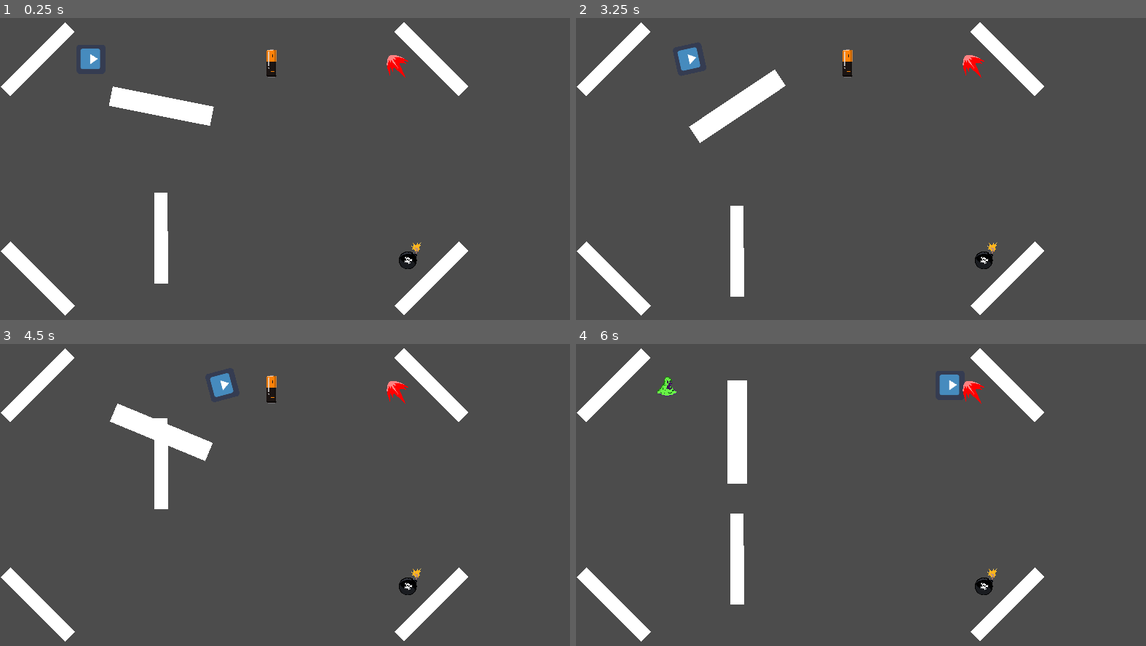
Above: before the commit, frames 1-4 (two rows, left to right).
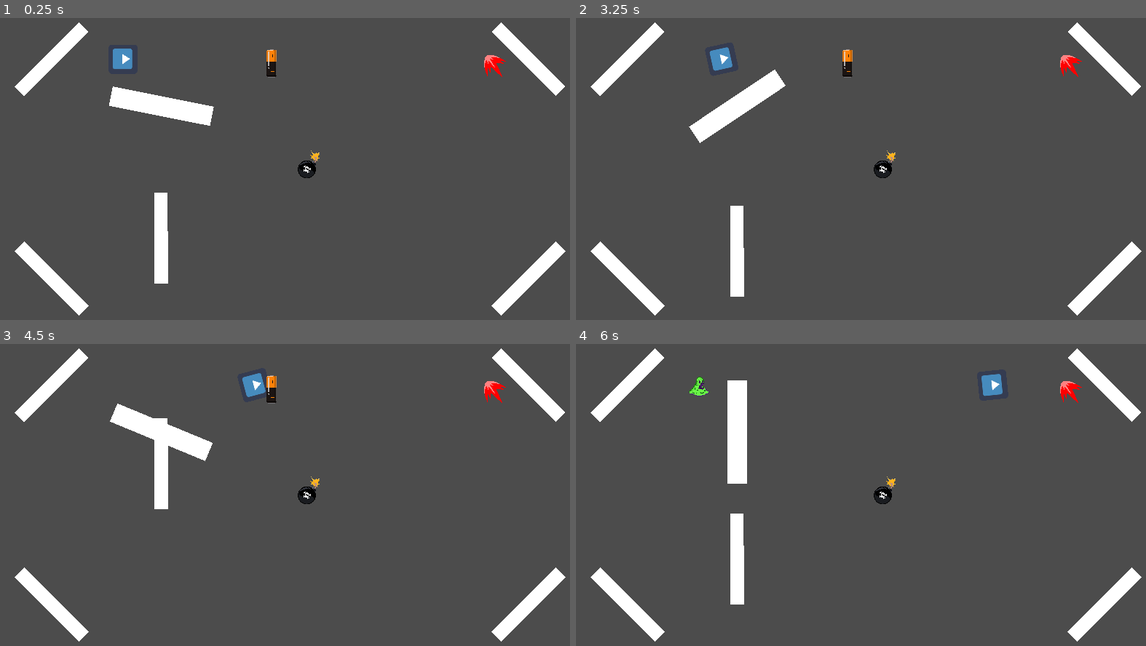
Above: after the commit, the same moments.

Repository: sangmin0212/A_Wind_Up_Toy_Roadrun
Game: Godot game, scene res://GameManager.tscn
Two runs of this game, one before a commit and one after it. Both use one fixed random seed, a clock stepped at 60 frames per second and the inputs below. The engine's default icon, where the game draws it, is replaced by a stand-in: a white triangle on a blue panel in a dark square.
Inputs:
- Up to frame 1 (0.25 s): no input
- Up to frame 2 (3.25 s): hold Up (ui_up) 0.53-1.28 s; hold Down (ui_down) 1.28-2.03 s; hold Up (ui_up) from 2.03 s (still down)
- Up to frame 3 (4.5 s): release Up (ui_up) at 3.53 s; hold Down (ui_down) from 3.53 s (still down)
- Up to frame 4 (6 s): release Down (ui_down) at 5.78 s; hold Up (ui_up) from 5.78 s (still down)

The runs differ from the first frame. In frame 1, 6.1% of the frame differs, in the area x 0-100%, y 1-99%; in frame 2, 6.1%; in frame 3, 6.1%; in frame 4, 6.3%.

Commit message:
modify animation

Diff:
--- a/GameManager.tscn
+++ b/GameManager.tscn
@@ -20,39 +20,33 @@
 
 [node name="Player" parent="GameManager" instance=ExtResource( 2 )]
 pause_mode = 2
-position = Vector2( 200, 100 )
+position = Vector2( 270.635, 100 )
 
 [node name="MonsterManager" type="Node2D" parent="GameManager"]
 script = ExtResource( 4 )
 
 [node name="Wall" type="Node2D" parent="."]
 
-[node name="wall1" parent="Wall" instance=ExtResource( 3 )]
-position = Vector2( 83, 100 )
-rotation = -0.785398
-collision_layer = 2
-collision_mask = 5
-
 [node name="wall5" parent="Wall" instance=ExtResource( 3 )]
-position = Vector2( 83, 100 )
+position = Vector2( 113.272, 100 )
 rotation = -0.785398
 collision_layer = 2
 collision_mask = 5
 
 [node name="wall2" parent="Wall" instance=ExtResource( 3 )]
-position = Vector2( 948.068, 100 )
+position = Vector2( 1161.66, 100 )
 rotation = 0.785397
 collision_layer = 2
 collision_mask = 5
 
 [node name="wall3" parent="Wall" instance=ExtResource( 3 )]
-position = Vector2( 948.068, 582.201 )
+position = Vector2( 1161.66, 582.201 )
 rotation = -0.785398
 collision_layer = 2
 collision_mask = 5
 
 [node name="wall4" parent="Wall" instance=ExtResource( 3 )]
-position = Vector2( 83, 582.201 )
+position = Vector2( 113.272, 582.201 )
 rotation = 0.785398
 collision_layer = 2
 collision_mask = 5
@@ -73,16 +67,17 @@
 script = ExtResource( 10 )
 
 [node name="Bomb" parent="Item" instance=ExtResource( 9 )]
-position = Vector2( 896, 546 )
+position = Vector2( 674.012, 346.006 )
 script = ExtResource( 12 )
 
 [node name="Booster" parent="Item" instance=ExtResource( 8 )]
-position = Vector2( 870, 114 )
+position = Vector2( 1083.59, 114 )
 script = ExtResource( 11 )
 
 [connection signal="spawn_monster" from="GameManager" to="GameManager/MonsterManager" method="_on_GameManager_spawn_monster"]
 [connection signal="body_entered" from="Item/Battery" to="GameManager/Player" method="_on_Battery_body_entered"]
 [connection signal="body_entered" from="Item/Battery" to="Item/Battery" method="_on_Battery_body_entered"]
+[connection signal="body_entered" from="Item/Bomb" to="GameManager/Player" method="_on_Bomb_body_entered"]
 [connection signal="body_entered" from="Item/Bomb" to="Item/Bomb" method="_on_Bomb_body_entered"]
 [connection signal="body_entered" from="Item/Booster" to="GameManager/Player" method="_on_Booster_body_entered"]
 [connection signal="body_entered" from="Item/Booster" to="Item/Booster" method="_on_Booster_body_entered"]
--- a/Player/Player.tscn
+++ b/Player/Player.tscn
@@ -115,6 +115,18 @@
 "update": 0,
 "values": [ Color( 1, 1, 1, 1 ), Color( 1, 1, 1, 1 ) ]
 }
+tracks/2/type = "value"
+tracks/2/path = NodePath(".:rotation_degrees")
+tracks/2/interp = 1
+tracks/2/loop_wrap = true
+tracks/2/imported = false
+tracks/2/enabled = false
+tracks/2/keys = {
+"times": PoolRealArray( 0, 0.3, 0.6, 0.9, 1.2 ),
+"transitions": PoolRealArray( 1, 1, 1, 1, 1 ),
+"update": 0,
+"values": [ 0.0, -15.0, 0.0, 15.0, 0.0 ]
+}
 
 [sub_resource type="Animation" id=6]
 loop = true
--- a/Player/PlayerManager.gd
+++ b/Player/PlayerManager.gd
@@ -167,6 +167,9 @@
 
 func _on_Battery_body_entered(body):
 	take_speed(60)
+	state = "Battery"
+	yield(get_tree().create_timer(1),"timeout")
+	state = "Idle"
 
 
 func _on_Booster_body_entered(body):
@@ -175,3 +178,9 @@
 	speed = 400
 	print("current speed: ", speed)
 	print("player picked a booster!")
+	state = "Booster"
+	yield(get_tree().create_timer(3),"timeout")
+	state = "Idle"
+
+func _on_Bomb_body_entered(body):
+	game_over()
Not shown, changed: Item/battery.png.import
Not shown, changed: Item/bomb.png.import
Not shown, changed: Item/booster.png.import
